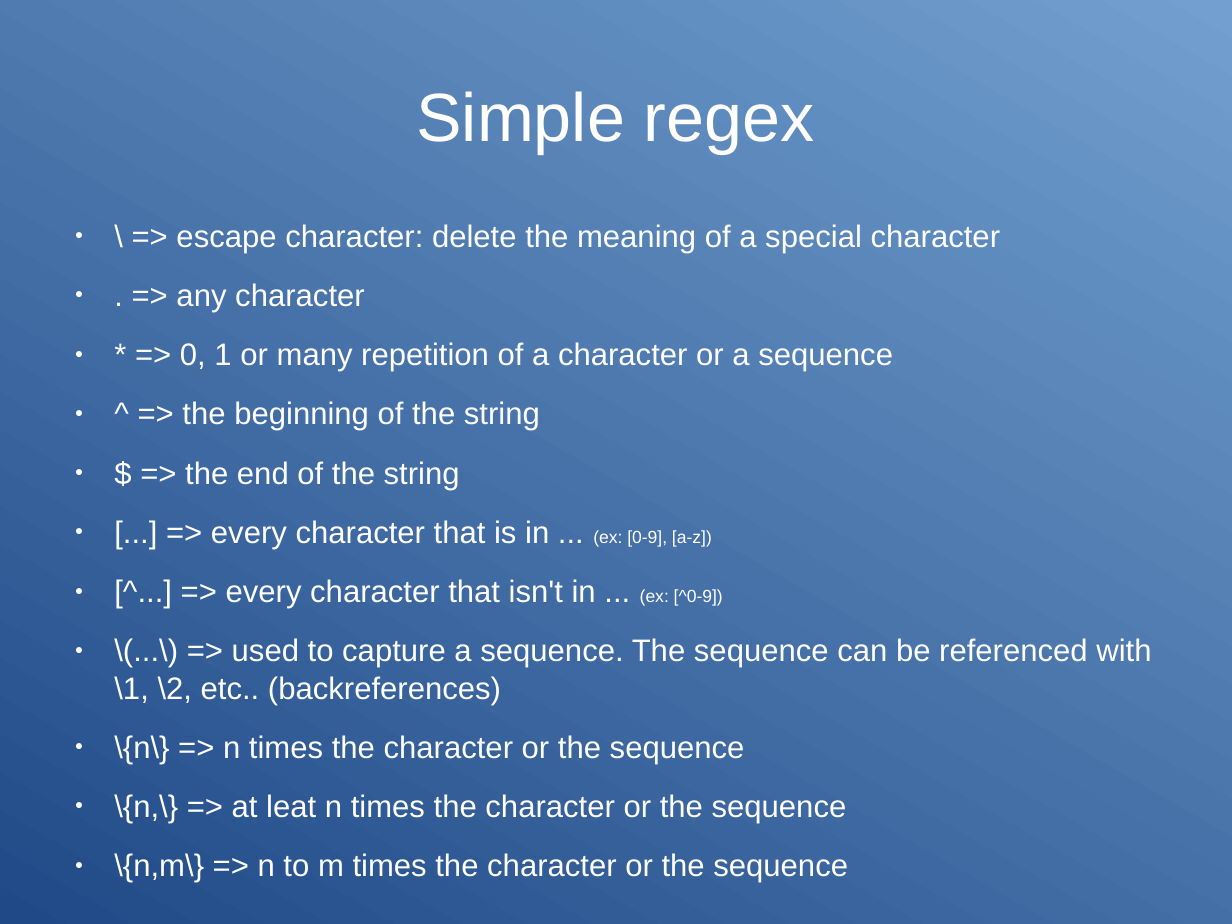
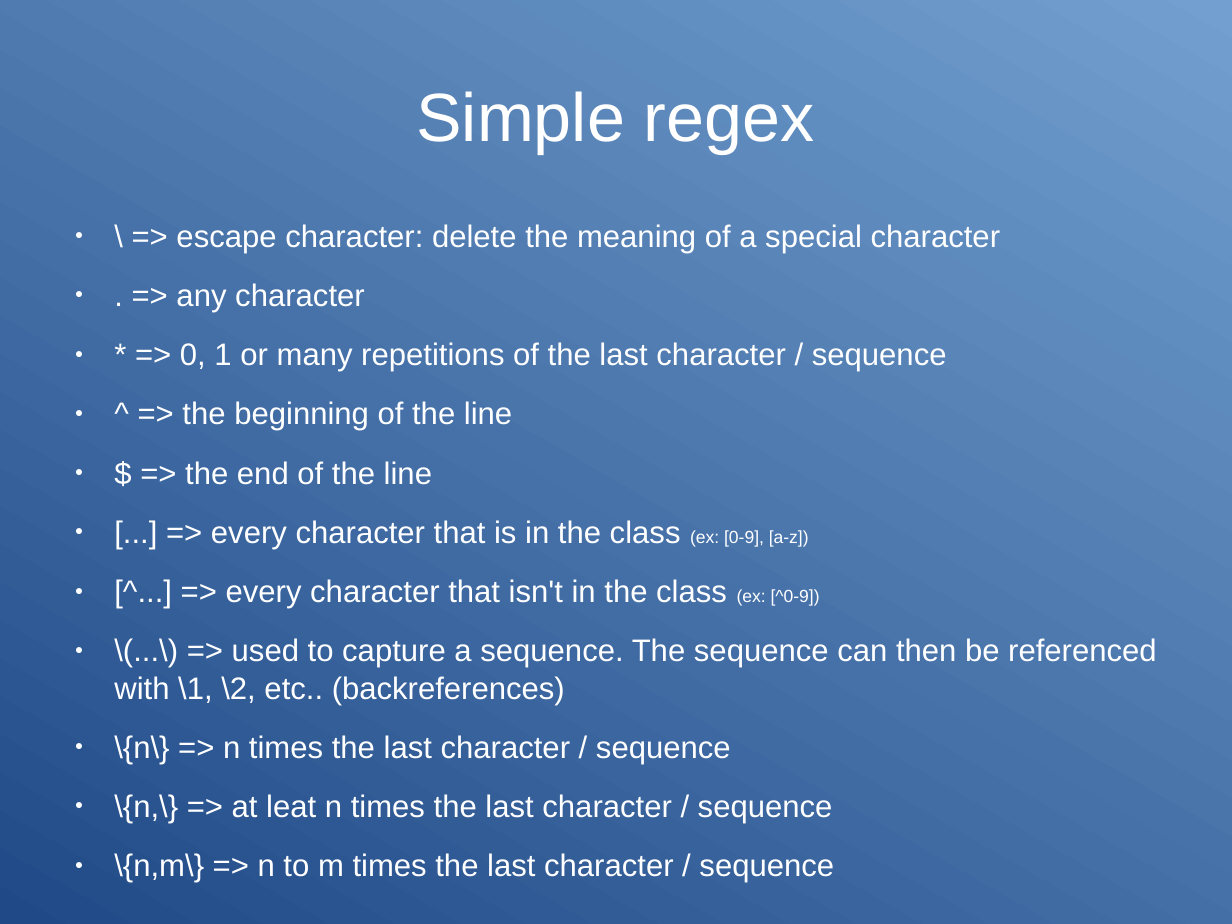
Before and after one commit to Clibre/An-introduction-to-bash, a slide deck: slide 37 of presentation.odp. Drawn at 1232x924 pixels with LibreOffice and Linux fonts; fonts in the diff are those of the drawing. Boxes give left, top, right and bottom in pixels: in the first picture for what was removed or moved away, otherwise in the second. Text is boxed around its words. In the diff, an @@ line names an element or a change of style, - is before the commit and + after.

```diff
--- a/presentation.odp
+++ b/presentation.odp
@@ text at (114,342,1156,883): text changed @@
-● * => 0, 1 or many repetition of a character or a sequence
-● ^ => the beginning of the string
-● $ => the end of the string
-● [...] => every character that is in ... (ex: [0-9], [a-z])
-● [^...] => every character that isn't in ... (ex: [^0-9])
-● \(...\) => used to capture a sequence. The sequence can be referenced with \1, \2, etc.. (backreferences)
-● \{n\} => n times the character or the sequence
-● \{n,\} => at leat n times the character or the sequence
-● \{n,m\} => n to m times the character or the sequence
+● * => 0, 1 or many repetitions of the last character / sequence
+● ^ => the beginning of the line
+● $ => the end of the line
+● [...] => every character that is in the class (ex: [0-9], [a-z])
+● [^...] => every character that isn't in the class (ex: [^0-9])
+● \(...\) => used to capture a sequence. The sequence can then be referenced with \1, \2, etc.. (backreferences)
+● \{n\} => n times the last character / sequence
+● \{n,\} => at leat n times the last character / sequence
+● \{n,m\} => n to m times the last character / sequence
```
Also in this commit, not shown: 20 other slides changed, 1 slide added, 1 slide removed, 2 other files.
